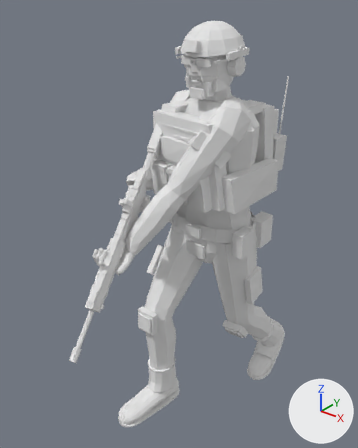
A saved change to the glTF model exports/soldier.glb.
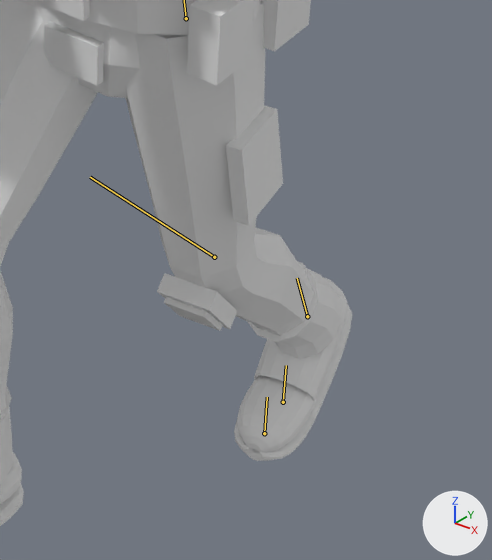
Each version appears first whole from a 50 mm camera at (1.068, -1.579, 1.804) aimed at (-0.082, -0.142, 0.913), and next in a close-up on the part from 48% to 92% of the width and 52% to 92% of the height. The axes (+X, +Y, +Z) are drawn at lower right. The lights are the same throughout. The first two pictures are the older version. Both versions are drawn at frame 3 of the action 'Walk_Jump'; the numbers are the values there. The bones that change, and the others that lie on the model, are drawn over the model as lines in the close-ups.

Names of what the first close-up shows: 'SoldierMesh'.
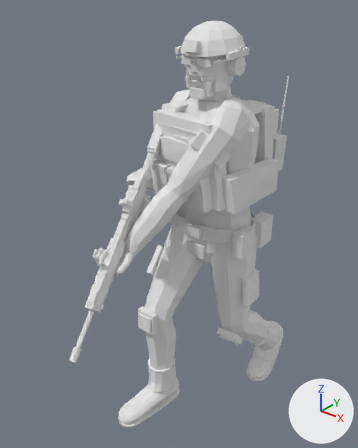
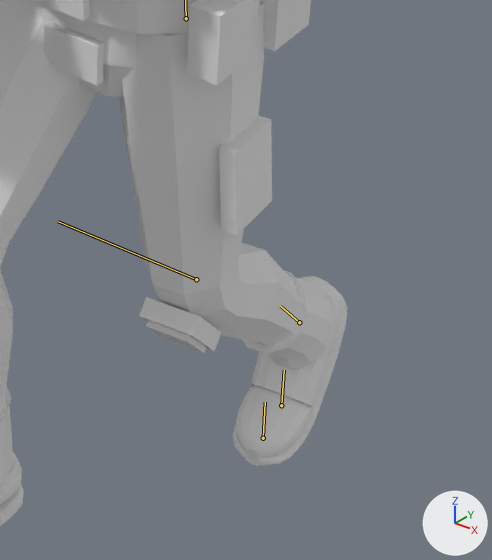
Commit message: Walk: fuller push-off (48 degree heel rise at toe-off)
Matches the reference walk, where the trailing foot is nearly vertical on its toes at push-off.

What differs and where, as boxes [x1, y1, x2, y2] in the close-ups (492 x 560 px):
'SoldierMesh', posed: before [0, 0, 352, 526]; after [0, 0, 348, 526]
bone 'LeftLeg', root to tip: before (214, 257) to (90, 177); after (196, 279) to (58, 221)
bone 'LeftFoot', root to tip: before (307, 316) to (297, 278); after (299, 322) to (280, 306)
bone 'LeftToeBase', root to tip: before (283, 402) to (286, 365); after (281, 405) to (284, 370)

The edits, one by one:
Bone 'LeftUpLeg' (bone_leftupleg) turns from (6, 4, 5) to (-2, 4, 5) degrees about its own x, y and z.
Bone 'LeftLeg' (bone_leftleg) turns from (37, 0, 0) to (48, 0, 0) degrees about its own x, y and z.
Bone 'LeftFoot' (bone_leftfoot) turns from (-16, 1, -7) to (-4, 0, -7) degrees about its own x, y and z.
Bone 'LeftToeBase' (bone_lefttoebase) turns from (-28, 0, 0) to (-42, 0, 0) degrees about its own x, y and z.
